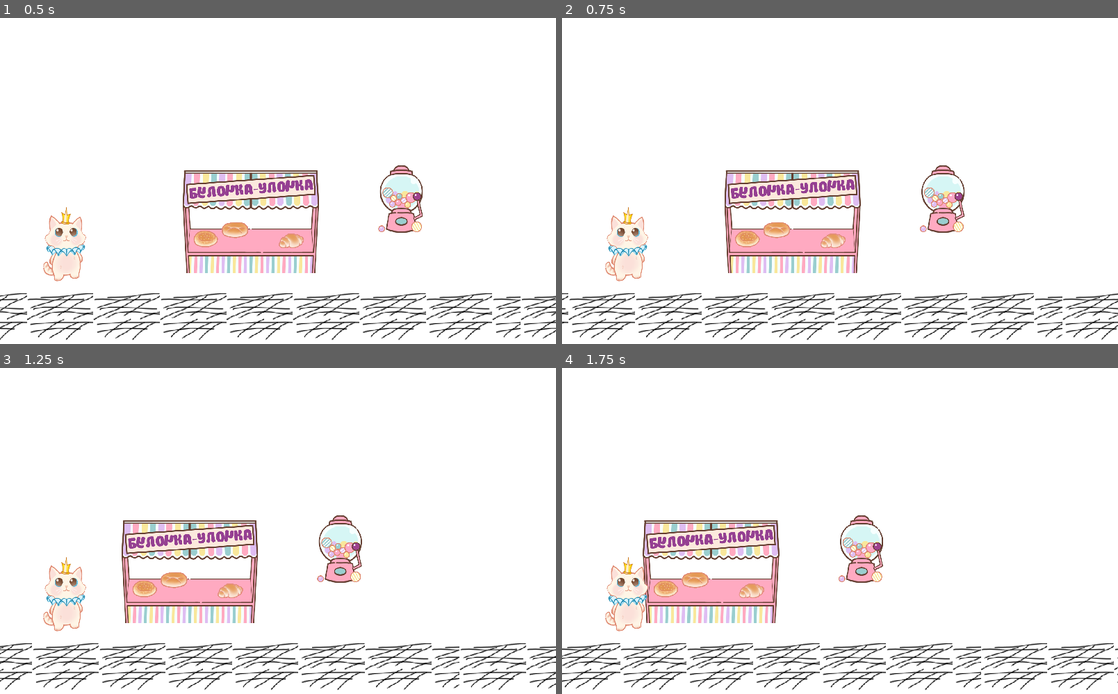
Above: before the commit, frames 1-4 (two rows, left to right).
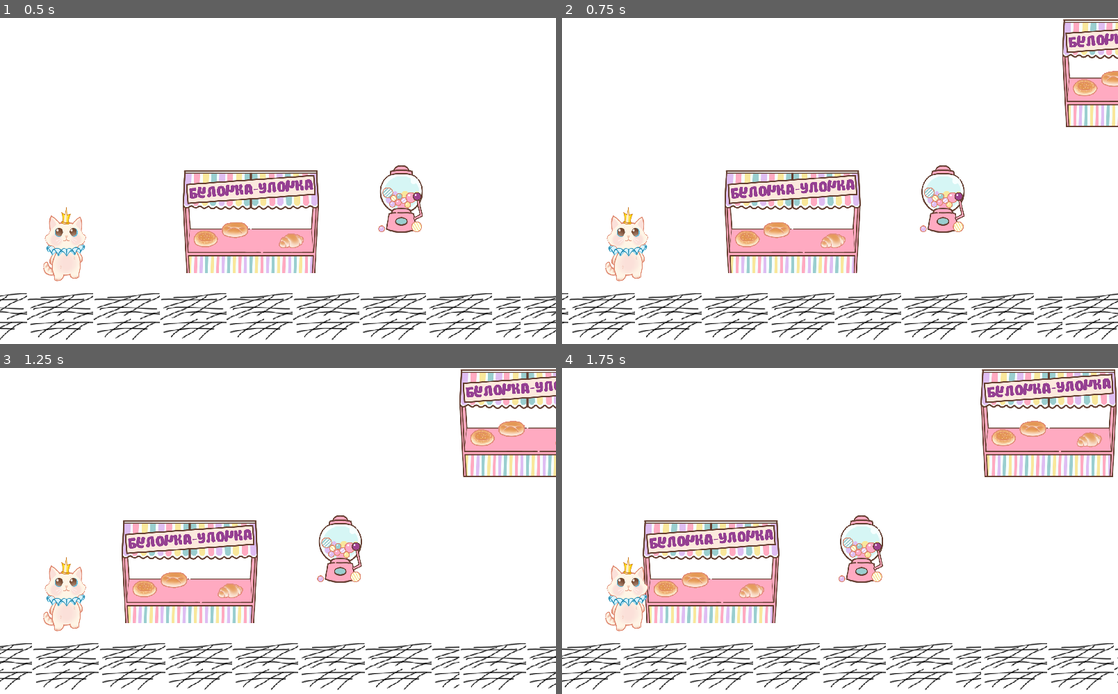
Above: after the commit, the same moments.

Repository: cuire/Voleur-de-Renard
Game: Godot game, scene res://scenes/main_location/kingdom.tscn
The game is run twice, just before and just after one commit, with the same random seed, the same clock (stepped at 60 frames per second) and the same inputs.
Inputs (mouse positions are in pixels of both pictures, inside the frame that each line leads up to):
- Up to frame 1 (0.5 s): no input
- Up to frame 2 (0.75 s): move the mouse to (762, 194) at 0.52 s; hold Right (ui_right) from 0.53 s (still down); click (762, 194) at 0.67 s
- Up to frame 3 (1.25 s): keep holding Right (ui_right)
- Up to frame 4 (1.75 s): move the mouse to (728, 540) at 1.27 s; release Right (ui_right) at 1.28 s; click (728, 540) at 1.42 s

Frame 1 is identical in both runs. In frame 2, 2.4% of the frame differs, in the area x 90-100%, y 0-34%; in frame 3, 4.1%; in frame 4, 5.8%, in the area x 75-100%, y 0-34%.

Commit message:
Event based minigames

Diff:
--- a/characters/prince/prince.gd
+++ b/characters/prince/prince.gd
@@ -1,3 +1,10 @@
 extends Node2D
 
 var _money = 30
+
+func lost_money(amount: int):
+    print("Oh noh I lost some money")
+    _money -= amount
+
+func _on_Steal_Money(amount: int, _sender):
+    lost_money(amount)
--- a/minigames/abstract/minigame.gd
+++ b/minigames/abstract/minigame.gd
@@ -1,4 +1,8 @@
 extends Node2D
 class_name Minigame
-func _ready():
-	pass # Replace with function body.
+
+export var money_to_steal: int = 0
+signal steal_money(amount, sender)
+
+func activate():
+	emit_signal("steal_money", money_to_steal, self)
--- a/minigames/bakery/bakery.gd
+++ b/minigames/bakery/bakery.gd
@@ -21,4 +21,8 @@
 	for symbol in symbols:
 		if get_node(symbol).is_flipped:
 			return
-	print("bakery activated")
+	activate()
+
+func activate():
+	.activate()
+	print("Bakery Is moving. Bakery is growing")
--- a/minigames/pull_the_handle/handle.gd
+++ b/minigames/pull_the_handle/handle.gd
@@ -1,4 +1,4 @@
-extends KinematicBody2D
+extends Minigame
 
 var _velocity = Vector2.ZERO
 var is_moving: bool = false
@@ -19,6 +19,6 @@
 		is_moving = event.pressed
 
 func drop_candy():
-	# steel some money
-	print("ASDSAD")
+	activate()
+	print("YOU drop that candy, that means you must pay for it")
 	set_physics_process(false)
--- a/scenes/main_location/kingdom.gd
+++ b/scenes/main_location/kingdom.gd
@@ -2,8 +2,11 @@
 
 onready var current_frame = $CurrentFrame
 onready var next_frame = $NextFrame
+onready var prince = $Prince
 onready var viewport_size: float = get_viewport().size.x
 var current_position: float = 0
+
+var bakery = preload("res://minigames/bakery/bakery.tscn").instance()
 
 const DIRECTION: int = -1
 export var velocity: float = 1.5 * DIRECTION
@@ -12,6 +15,8 @@
 	current_position += velocity * delta * DIRECTION
 	_move_frame(current_frame, delta)
 	_move_frame(next_frame, delta)
+	if Input.is_action_pressed("ui_right"):
+		add_obstacle(next_frame, bakery)
 
 # Function to move frame
 func _move_frame(frame: Node2D, delta) -> void:
@@ -20,3 +25,9 @@
 	# Try to reposition the frame
 	if viewport_size * DIRECTION > frame.position.x:
 		frame.position.x += 2 * viewport_size
+
+func add_obstacle(frame: Node2D, obstacle: Minigame):
+	# set position of obstacle
+	print("Added")
+	var _status = obstacle.connect("steal_money", prince, "_on_Steal_Money")
+	frame.add_child(obstacle)
